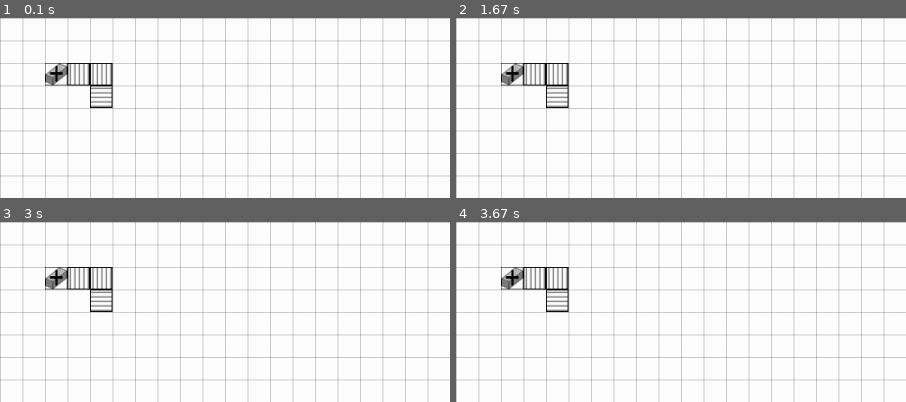
Above: before the commit, frames 1-4 (two rows, left to right).
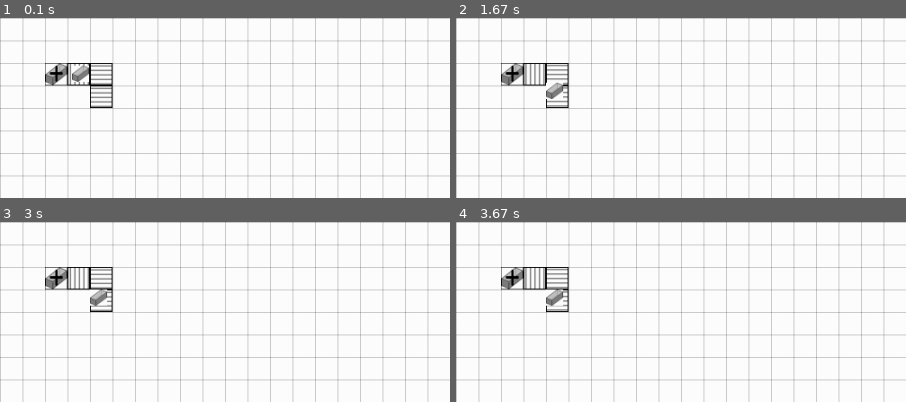
Above: after the commit, the same moments.

Repository: TobiasScheuer/PyGame-Simulations-other
Game: pygame game, started from FactorySim.py
The game is run twice, just before and just after one commit, with the same random seed, the same clock (stepped at 60 frames per second) and the same inputs.
Inputs:
- Up to frame 1 (0.1 s): no input
- Up to frame 2 (1.67 s): no input
- Up to frame 3 (3 s): no input
- Up to frame 4 (3.67 s): no input
The pictures show only the part of the screen within x 0-50%, y 0-50%; the shares and areas given below are measured in that part.

The runs differ from the first frame. In frame 1, 0.6% of the frame differs, in the area x 16-25%, y 25-38%; in frame 2, 1.0%; in frame 3, 0.6%; in frame 4, 1.0%, in the area x 15-25%, y 25-50%.

Commit message:
feat: automatic interface detection and conveyor orientation

Diff:
--- a/FactorySim.py
+++ b/FactorySim.py
@@ -23,11 +23,11 @@
 
 ++V0.0 add grid and visualize
 ++V0.1 add first pre-setup machine, first belt
-V0.1.1 define interfaces and orientation check
-V0.2 add empty box
-V0.3 add animations to machines, movement to products
-V0.4
-
+++V0.1.1 define interfaces and orientation check
+++V0.2 add empty box
+++V0.3 add animations to machines, movement to products
+V0.4 expand setup -> more machines, more conveyors, more boxes, more products, actual production
+V0.5a switch to player based layout
 V1.2 decorate HUD
 
 """
@@ -54,6 +54,8 @@
 	def __init__(self, coordinates, ID):
 		self.coordinates = coordinates
 		self.ID = ID
+		self.input_rect = list()		# a list of 25x3 rect
+		self.output_rect = list()		# a list of 25x3 rect
 
 	def update(self):
 		pass
@@ -69,6 +71,16 @@
 		tempimage = pygame.image.load("res/factory/boxAdder.png").convert()
 		self.image = pygame.transform.smoothscale(tempimage, self.size)
 		self.orientation = orientation
+		if orientation == "horizontal":
+			output_right = pygame.Rect((coordinates[0]+24, coordinates[1]), (3,25))
+			self.output_rect.append(output_right)
+			output_left = pygame.Rect((coordinates[0]-1, coordinates[1]), (3,25))
+			self.output_rect.append(output_left)
+		elif orientation == "vertical":
+			output_up = pygame.Rect((coordinates[0], coordinates[1]-1), (25,3))
+			self.output_rect.append(output_up)
+			output_down = pygame.Rect((coordinates[0], coordinates[1]+24), (25,3))
+			self.output_rect.append(output_down)
 
 	def update(self):
 		pass
@@ -81,6 +93,8 @@
 	def __init__(self, coordinates, ID):
 		self.coordinates = coordinates
 		self.ID = ID
+		self.input_rect = list()	# max 3 inputs, 25x3 rects
+		self.output_rect = list()	# max 3 outputs, 25x3 rects
 
 	def update(self):
 		pass
@@ -97,73 +111,92 @@
 	def update(self):
 		pass
 
+	def get_interfaces(self):
+		"""
+		goes through all currently existing machines and logistic elements,
+		if one of their output interfaces overlap with own rect -> interface found -> add to own input interfaces
+		"""
+		for i,machine in enumerate(MACHINES):
+			outputlist_indexes = self.rect.collidelistall(machine.output_rect)
+			if len(outputlist_indexes) > 0:
+				for j in range(0, len(outputlist_indexes)):
+					if machine.output_rect[outputlist_indexes[j]] not in self.input_rect:
+						self.input_rect.append(machine.output_rect[outputlist_indexes[j]])
+		for i,logistic in enumerate(LOGISTICS):
+			if logistic.coordinates == self.coordinates:
+				pass
+			else:
+				outputlist_indexes = self.rect.collidelistall(logistic.output_rect)
+				if len(outputlist_indexes) > 0:
+					for j in range(0, len(outputlist_indexes)):
+						if logistic.output_rect[outputlist_indexes[j]] not in self.input_rect:
+							self.input_rect.append(logistic.output_rect[outputlist_indexes[j]])
+
 	def check_orientation(self):
 		if self.direction == None:
-			xRange = range (self.coordinates[0]-25, self.coordinates[0] +26)
-			yRange = range (self.coordinates[1]-25, self.coordinates[1] +26)
-			for i,machine in enumerate(MACHINES):
-				if machine.coordinates[0] in xRange and machine.coordinates[1] in yRange:
-					if machine.coordinates == self.coordinates:
-						if machine.ID != self.ID:
-							raise PlacementError(type(self))
-					elif machine.coordinates == (self.coordinates[0]+25, self.coordinates[1]+25):
-						pass	# skip machines on diagonally adjacent
-					elif machine.coordinates == (self.coordinates[0]-25, self.coordinates[1]-25):
-						pass
-					else:
-						if machine.coordinates[0] == self.coordinates[0]:	# machine above or below
-							if machine.orientation == "vertical":			# only changes direction if machine actually facing conveyor
-								if machine.coordinates[1] == self.coordinates[1] + 25: # below
-									self.direction = "up"
-									#image correct orientation from loading
-								else:	# above
-									self.direction = "down"
-									self.image = pygame.transform.flip(self.image, True, False)
-									self.image1 = pygame.transform.flip(self.image1, True, False)
-						else:	# machine left or right
-							if machine.orientation == "horizontal":		# only changes direction if machine actually facing conveyor
-								if machine.coordinates[0] == self.coordinates[0] + 25: # right
-									self.direction = "left"
-									self.image = pygame.transform.rotate(self.image, 270)
-									self.image1 = pygame.transform.rotate(self.image1, 270)
-								else:	# left
-									self.direction = "right"
-									self.image = pygame.transform.rotate(self.image, 90)
-									self.image1 = pygame.transform.rotate(self.image1, 90)
-						break
-			for i,logistic in enumerate(LOGISTICS):
-				if logistic.coordinates[0] in xRange and logistic.coordinates[1] in yRange:
-					if logistic.coordinates == self.coordinates:
-						if logistic.ID != self.ID:
-							raise PlacementError(type(self))
-					elif logistic.coordinates == (self.coordinates[0]+25, self.coordinates[1]+25):
-						pass	# skip machines on diagonally adjacent
-					elif logistic.coordinates == (self.coordinates[0]-25, self.coordinates[1]-25):
-						pass
-					else:
-						if logistic.coordinates[0] == self.coordinates[0]:	# logistic above or below
-							if logistic.coordinates[1] == self.coordinates[1] + 25: # below
+			if len(self.input_rect) == 0:
+				pass
+			elif len(self.input_rect) == 1:
+				input = self.input_rect[0]
+				possible_neighbours = [(self.coordinates[0]-25,self.coordinates[1]), (self.coordinates[0]+25,self.coordinates[1]), (self.coordinates[0],self.coordinates[1]+25), (self.coordinates[0],self.coordinates[1]-25)]
+				hits = list()
+				for i,logistic in enumerate(LOGISTICS):
+					if logistic.coordinates in possible_neighbours:
+						hits.append(logistic.coordinates)
+				if len(hits) > 2:
+					raise PlacementError
+				elif len(hits) <= 0:
+					pass
+				else:
+					output_rect = False
+					for k in range (0,len(hits)):
+						if hits[k][0] < self.coordinates[0]: # neighbour on left flank
+							if input.left < self.coordinates[0]: # input on left flank
+								pass
+							else: # input not on left flank -> has to be output
+								output_rect = pygame.Rect((self.coordinates[0]-1, self.coordinates[1]),(3,25))
+								self.direction = "left"
+								self.image = pygame.transform.rotate(self.image, 270)
+								self.image1 = pygame.transform.rotate(self.image1, 270)
+								break
+						elif hits[k][0] > self.coordinates[0]: # neighbour on the right flank
+							if input.left > self.coordinates[0]: # input on the right flank
+								pass
+							else:
+								output_rect = pygame.Rect((self.coordinates[0]+24, self.coordinates[1]),(3,25))
+								self.direction = "right"
+								self.image = pygame.transform.rotate(self.image, 90)
+								self.image1 = pygame.transform.rotate(self.image1, 90)
+								break
+						elif hits[k][1] < self.coordinates[1]: # neighbour above
+							if input.top < self.coordinates[1]: # input above
+								pass
+							else:
+								output_rect = pygame.Rect((self.coordinates[0], self.coordinates[1]-1),(25,3))
 								self.direction = "up"
 								#image correct orientation from loading
-							else:	# above
+								break
+						elif hits[k][1] > self.coordinates[1]:
+							if input.top > self.coordinates[1]:
+								pass
+							else:
+								output_rect = pygame.Rect((self.coordinates[0], self.coordinates[1]+24),(25,3))
 								self.direction = "down"
 								self.image = pygame.transform.flip(self.image, True, False)
 								self.image1 = pygame.transform.flip(self.image1, True, False)
-						else:	# logistic left or right
-							if logistic.coordinates[0] == self.coordinates[0] + 25: # right
-								self.direction = "left"
-								self.image = pygame.transform.rotate(self.image, 270)
-								self.image1 = pygame.transform.rotate(self.image1, 270)
-							else:	# left
-								self.direction = "right"
-								self.image = pygame.transform.rotate(self.image, 90)
-								self.image1 = pygame.transform.rotate(self.image1, 90)
-						break
- 			#copy paste adapt for LOGISTICS
-
-
-		else:	# don't change orientation if already set
-			pass
+								break
+						else:
+							print('error3')
+					if not output_rect == False:
+						if output_rect not in self.output_rect:
+							self.output_rect.append(output_rect)
+			elif len(self.input_rect) == 2:
+				pass
+			elif len(self.input_rect) == 3:
+				pass
+			else:
+				print('error1')
+				# TODO: create actual error
 
 class BeltConveyor(Conveyor):
 	"""
@@ -185,10 +218,38 @@
 		self.rect = pygame.Rect(coordinates, self.size)
 		tempimage = pygame.image.load("res/factory/rollerConveyor.png").convert()
 		self.image = pygame.transform.smoothscale(tempimage, self.size)
-		tempimage = pygame.image.load("res/factory/rollerConveyor1.png").convert()
-		self.image1 = pygame.transform.smoothscale(tempimage, self.size)
+		tempimage1 = pygame.image.load("res/factory/rollerConveyor1.png").convert()
+		self.image1 = pygame.transform.smoothscale(tempimage1, self.size)
+		self.get_interfaces()
 		self.check_orientation()	# can only be called here since in class __init__ the images are not yet set
 
+
+	def update(self):
+		pass
+
+class TIntersection(RollerConveyor):
+	"""
+	2 inputs, 1 output, needs specified direction during init
+	"""
+	def __init__(self,coordinates, ID, direction):
+		super().__init__(coordinates, ID)
+		self.direction = direction
+		if direction == "up":
+			output_up = pygame.Rect((coordinates[0], coordinates[1]-1), (25,3))
+			self.output_rect.append(output_up)
+		elif direction == "down":
+			output_down = pygame.Rect((coordinates[0], coordinates[1]+24), (25,3))
+			self.output_rect.append(output_down)
+		elif direction == "left":
+			output_left = pygame.Rect((coordinates[0]-1, coordinates[1]), (3,25))
+			self.output_rect.append(output_left)
+		elif direction == "right":
+			output_right = pygame.Rect((coordinates[0]+24, coordinates[1]), (3,25))
+			self.output_rect.append(output_right)
+		self.get_interfaces()
+		self.check_orientation()	# can only be called here since in class __init__ the images are not yet set
+
+
 	def update(self):
 		pass
 
@@ -216,11 +277,36 @@
 	"""
 	doc
 	"""
-	def __init__(self):
-		pass
-
-	def update(self):
-		pass
+	def __init__(self, coordinates, ID):
+		self.ID = ID
+
+	def update(self):
+		transporter_index = self.rect.collidelist(LOGISTICS)
+		if transporter_index >= 0:
+			transporter = LOGISTICS[transporter_index]
+			if transporter.direction == "up":
+				self.rect = self.rect.move(0,-1)
+			elif transporter.direction == "down":
+				self.rect = self.rect.move(0,1)
+			elif transporter.direction == "left":
+				self.rect = self.rect.move(-1,0)
+			elif transporter.direction == "right":
+				self.rect = self.rect.move(1,0)
+			else:
+				print(transporter)
+				print("error")	# TODO: add actual Error
+
+class Box(Product):
+	"""
+	doc
+	"""
+	def __init__(self, coordinates, ID):
+		super().__init__(coordinates, ID)
+		self.size = (19,18)
+		self.rect = pygame.Rect((coordinates[0]+3, coordinates[1]+3), self.size)
+		tempimage = pygame.image.load("res/factory/box.png").convert()
+		self.image = pygame.transform.smoothscale(tempimage, self.size)
+
 
 def create_grid(screen):
 	"""
@@ -255,10 +341,30 @@
 	roller3 = RollerConveyor((100,75), "0003")
 	LOGISTICS.append(roller3)
 	IDS["0003"] = type(roller3)
+	box1 = Box((75,50), "0004")
+	for i,entity in enumerate(LOGISTICS):
+		print(entity.input_rect)
+		print(entity.output_rect)
+		entity.get_interfaces()
+		entity.check_orientation()
+		print(entity.input_rect)
+		print(entity.output_rect)
+	for i,entity in enumerate(LOGISTICS):
+		print(entity.input_rect)
+		print(entity.output_rect)
+		entity.get_interfaces()
+		entity.check_orientation()
+		print(entity.input_rect)
+		print(entity.output_rect)
+	for i,entity in enumerate(LOGISTICS):
+		print(entity.direction)
+	PRODUCTS.append(box1)
+	IDS["0004"] = type(box1)
 	XYTIMER, t = pygame.USEREVENT+1, 4000
 	pygame.time.set_timer(XYTIMER, t)
 	caption = 'FactorySim'
 	pygame.display.set_caption(caption)
+	counter = 0
 	while 1:
 		screen.fill(BACKGROUND)
 		create_grid(screen)
@@ -266,9 +372,19 @@
 			if event.type == XYTIMER:
 				pass
 		for i,machine in enumerate(MACHINES):
-			screen.blit(machine.image, machine.rect)
-		for i,entity in enumerate(LOGISTICS):
-			screen.blit(entity.image, entity.rect)
+				screen.blit(machine.image, machine.rect)
+		if counter == 0:
+			for i,entity in enumerate(LOGISTICS):
+				screen.blit(entity.image, entity.rect)
+			counter = 1
+		else:
+			for i,entity in enumerate(LOGISTICS):
+				screen.blit(entity.image1, entity.rect)
+			counter = 0
+		for i,product in enumerate(PRODUCTS):
+				screen.blit(product.image, product.rect)
+				product.update()
+
 		pygame.display.flip()
 		clock.tick(25)
 
